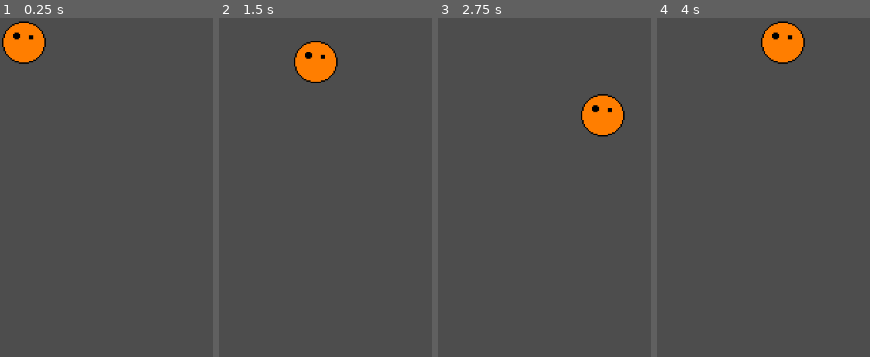
Above: before the commit, frames 1-4 (left to right).
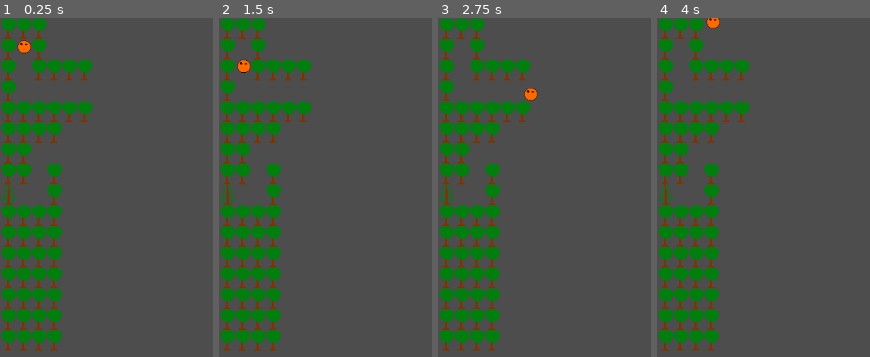
Above: after the commit, the same moments.

Repository: YCaTGameRT/SABox_World
Game: Godot game, scene res://sceneI.tscn
Two runs of this game, one before a commit and one after it. Both use one fixed random seed, a clock stepped at 60 frames per second and the inputs below. Before the commit the project starts from res://node_2d.tscn.
Inputs:
- Up to frame 1 (0.25 s): no input
- Up to frame 2 (1.5 s): tap Enter at 0.5 s; hold D (movement_right) 0.53-1.28 s; hold S (movement_down) from 1.28 s (still down)
- Up to frame 3 (2.75 s): release S (movement_down) at 2.03 s; hold D (movement_right) from 2.03 s (still down)
- Up to frame 4 (4 s): release D (movement_right) at 2.78 s; hold W (movement_up) 2.78-3.53 s; hold A (movement_left) from 3.53 s (still down)

The runs differ from the first frame. In frame 1, 15% of the frame differs, in the area x 0-44%, y 0-99%; in frame 2, 16%; in frame 3, 16%, in the area x 0-88%, y 0-99%; in frame 4, 16%.

Commit message:
add oak forest

Diff:
--- /dev/null
+++ b/Saves/DUB.tscn
@@ -0,0 +1,16 @@
+[gd_scene load_steps=3 format=3 uid="uid://7db52q5hgsxx"]
+
+[ext_resource type="Texture2D" uid="uid://dtpcbhbcq25d2" path="res://Sprites/DUBOK.png" id="1_tq4xw"]
+
+[sub_resource type="RectangleShape2D" id="RectangleShape2D_samid"]
+size = Vector2(22, 30)
+
+[node name="StaticBody2D" type="StaticBody2D"]
+
+[node name="Sprite2D" type="Sprite2D" parent="."]
+position = Vector2(16, 16)
+texture = ExtResource("1_tq4xw")
+
+[node name="CollisionShape2D" type="CollisionShape2D" parent="."]
+position = Vector2(17, 15)
+shape = SubResource("RectangleShape2D_samid")
--- /dev/null
+++ b/Saves/YEL.tscn
@@ -0,0 +1,17 @@
+[gd_scene load_steps=3 format=3 uid="uid://dfhkdk1dveuxf"]
+
+[ext_resource type="Texture2D" uid="uid://bj87ofrv3e13c" path="res://Sprites/Yelka.png" id="1_qnmaf"]
+
+[sub_resource type="RectangleShape2D" id="RectangleShape2D_coq7q"]
+size = Vector2(22, 30)
+
+[node name="StaticBody2D" type="StaticBody2D"]
+
+[node name="Sprite2D" type="Sprite2D" parent="."]
+position = Vector2(16, 18)
+scale = Vector2(1, 1.125)
+texture = ExtResource("1_qnmaf")
+
+[node name="CollisionShape2D" type="CollisionShape2D" parent="."]
+position = Vector2(16, 19)
+shape = SubResource("RectangleShape2D_coq7q")
--- a/project.godot
+++ b/project.godot
@@ -11,7 +11,7 @@
 [application]
 
 config/name="SABox World"
-run/main_scene="res://node_2d.tscn"
+run/main_scene="res://sceneI.tscn"
 config/features=PackedStringArray("4.1", "GL Compatibility")
 config/icon="res://icon.svg"
 
--- /dev/null
+++ b/sceneI.tscn
@@ -0,0 +1,195 @@
+[gd_scene load_steps=6 format=3 uid="uid://daalcexf040y6"]
+
+[ext_resource type="Script" path="res://Scripts/BOXMan_control.gd" id="1_mraw2"]
+[ext_resource type="Texture2D" uid="uid://4112ruenf2hy" path="res://Sprites/BOXMan2.0.png" id="2_mkeex"]
+[ext_resource type="PackedScene" uid="uid://7db52q5hgsxx" path="res://Saves/DUB.tscn" id="3_qwr6x"]
+[ext_resource type="PackedScene" uid="uid://dfhkdk1dveuxf" path="res://Saves/YEL.tscn" id="4_dd3sd"]
+
+[sub_resource type="CircleShape2D" id="CircleShape2D_2bqej"]
+radius = 39.3847
+
+[node name="Node2D" type="Node2D"]
+
+[node name="CharacterBody2D" type="CharacterBody2D" parent="."]
+position = Vector2(60, 35)
+scale = Vector2(0.253906, 0.246094)
+script = ExtResource("1_mraw2")
+
+[node name="Sprite2D" type="Sprite2D" parent="CharacterBody2D"]
+position = Vector2(-98.4616, 27.1942)
+scale = Vector2(2.46154, 2.46154)
+texture = ExtResource("2_mkeex")
+
+[node name="CollisionShape2D" type="CollisionShape2D" parent="CharacterBody2D"]
+position = Vector2(-98.4617, 28.4444)
+shape = SubResource("CircleShape2D_2bqej")
+
+[node name="canvas" type="Node2D" parent="."]
+
+[node name="StaticBody2D" parent="canvas" instance=ExtResource("3_qwr6x")]
+position = Vector2(40, 0)
+
+[node name="StaticBody2D2" parent="canvas" instance=ExtResource("3_qwr6x")]
+position = Vector2(40, 30)
+
+[node name="StaticBody2D3" parent="canvas" instance=ExtResource("3_qwr6x")]
+position = Vector2(106, 60)
+
+[node name="StaticBody2D4" parent="canvas" instance=ExtResource("3_qwr6x")]
+position = Vector2(84, 120)
+
+[node name="StaticBody2D5" parent="canvas" instance=ExtResource("3_qwr6x")]
+position = Vector2(62, 120)
+
+[node name="StaticBody2D6" parent="canvas" instance=ExtResource("3_qwr6x")]
+position = Vector2(18, 120)
+
+[node name="StaticBody2D7" parent="canvas" instance=ExtResource("3_qwr6x")]
+position = Vector2(40, 120)
+
+[node name="StaticBody2D8" parent="canvas" instance=ExtResource("3_qwr6x")]
+position = Vector2(84, 60)
+
+[node name="StaticBody2D9" parent="canvas" instance=ExtResource("3_qwr6x")]
+position = Vector2(62, 60)
+
+[node name="StaticBody2D10" parent="canvas" instance=ExtResource("3_qwr6x")]
+position = Vector2(40, 60)
+
+[node name="StaticBody2D11" parent="canvas" instance=ExtResource("3_qwr6x")]
+position = Vector2(-4, 120)
+
+[node name="StaticBody2D12" parent="canvas" instance=ExtResource("3_qwr6x")]
+position = Vector2(-4, 0)
+
+[node name="StaticBody2D13" parent="canvas" instance=ExtResource("3_qwr6x")]
+position = Vector2(-4, 30)
+
+[node name="StaticBody2D14" parent="canvas" instance=ExtResource("3_qwr6x")]
+position = Vector2(-4, 60)
+
+[node name="StaticBody2D15" parent="canvas" instance=ExtResource("3_qwr6x")]
+position = Vector2(-4, 90)
+
+[node name="StaticBody2D16" parent="canvas" instance=ExtResource("3_qwr6x")]
+position = Vector2(18, 0)
+
+[node name="StaticBody2D17" parent="canvas" instance=ExtResource("3_qwr6x")]
+position = Vector2(106, 120)
+
+[node name="StaticBody2D18" parent="canvas" instance=ExtResource("3_qwr6x")]
+position = Vector2(-4, 150)
+
+[node name="StaticBody2D19" parent="canvas" instance=ExtResource("3_qwr6x")]
+position = Vector2(-4, 180)
+
+[node name="StaticBody2D20" parent="canvas" instance=ExtResource("3_qwr6x")]
+position = Vector2(-4, 210)
+
+[node name="StaticBody2D21" parent="canvas" instance=ExtResource("3_qwr6x")]
+position = Vector2(-4, 390)
+
+[node name="StaticBody2D22" parent="canvas" instance=ExtResource("3_qwr6x")]
+position = Vector2(-4, 420)
+
+[node name="StaticBody2D23" parent="canvas" instance=ExtResource("3_qwr6x")]
+position = Vector2(-4, 450)
+
+[node name="StaticBody2D24" parent="canvas" instance=ExtResource("3_qwr6x")]
+position = Vector2(-4, 360)
+
+[node name="StaticBody2D26" parent="canvas" instance=ExtResource("3_qwr6x")]
+position = Vector2(-4, 270)
+
+[node name="StaticBody2D27" parent="canvas" instance=ExtResource("3_qwr6x")]
+position = Vector2(-4, 300)
+
+[node name="StaticBody2D28" parent="canvas" instance=ExtResource("3_qwr6x")]
+position = Vector2(-4, 330)
+
+[node name="StaticBody2D29" parent="canvas" instance=ExtResource("3_qwr6x")]
+position = Vector2(18, 150)
+
+[node name="StaticBody2D30" parent="canvas" instance=ExtResource("3_qwr6x")]
+position = Vector2(18, 180)
+
+[node name="StaticBody2D31" parent="canvas" instance=ExtResource("3_qwr6x")]
+position = Vector2(18, 210)
+
+[node name="StaticBody2D32" parent="canvas" instance=ExtResource("3_qwr6x")]
+position = Vector2(18, 390)
+
+[node name="StaticBody2D33" parent="canvas" instance=ExtResource("3_qwr6x")]
+position = Vector2(18, 420)
+
+[node name="StaticBody2D34" parent="canvas" instance=ExtResource("3_qwr6x")]
+position = Vector2(18, 450)
+
+[node name="StaticBody2D35" parent="canvas" instance=ExtResource("3_qwr6x")]
+position = Vector2(18, 360)
+
+[node name="StaticBody2D37" parent="canvas" instance=ExtResource("3_qwr6x")]
+position = Vector2(18, 270)
+
+[node name="StaticBody2D38" parent="canvas" instance=ExtResource("3_qwr6x")]
+position = Vector2(18, 300)
+
+[node name="StaticBody2D39" parent="canvas" instance=ExtResource("3_qwr6x")]
+position = Vector2(18, 330)
+
+[node name="StaticBody2D40" parent="canvas" instance=ExtResource("3_qwr6x")]
+position = Vector2(40, 150)
+
+[node name="StaticBody2D43" parent="canvas" instance=ExtResource("3_qwr6x")]
+position = Vector2(40, 390)
+
+[node name="StaticBody2D44" parent="canvas" instance=ExtResource("3_qwr6x")]
+position = Vector2(40, 420)
+
+[node name="StaticBody2D45" parent="canvas" instance=ExtResource("3_qwr6x")]
+position = Vector2(40, 450)
+
+[node name="StaticBody2D46" parent="canvas" instance=ExtResource("3_qwr6x")]
+position = Vector2(40, 360)
+
+[node name="StaticBody2D48" parent="canvas" instance=ExtResource("3_qwr6x")]
+position = Vector2(40, 270)
+
+[node name="StaticBody2D49" parent="canvas" instance=ExtResource("3_qwr6x")]
+position = Vector2(40, 300)
+
+[node name="StaticBody2D50" parent="canvas" instance=ExtResource("3_qwr6x")]
+position = Vector2(40, 330)
+
+[node name="StaticBody2D51" parent="canvas" instance=ExtResource("3_qwr6x")]
+position = Vector2(62, 150)
+
+[node name="StaticBody2D53" parent="canvas" instance=ExtResource("3_qwr6x")]
+position = Vector2(62, 210)
+
+[node name="StaticBody2D54" parent="canvas" instance=ExtResource("3_qwr6x")]
+position = Vector2(62, 390)
+
+[node name="StaticBody2D55" parent="canvas" instance=ExtResource("3_qwr6x")]
+position = Vector2(62, 420)
+
+[node name="StaticBody2D56" parent="canvas" instance=ExtResource("3_qwr6x")]
+position = Vector2(62, 450)
+
+[node name="StaticBody2D57" parent="canvas" instance=ExtResource("3_qwr6x")]
+position = Vector2(62, 360)
+
+[node name="StaticBody2D58" parent="canvas" instance=ExtResource("3_qwr6x")]
+position = Vector2(62, 240)
+
+[node name="StaticBody2D59" parent="canvas" instance=ExtResource("3_qwr6x")]
+position = Vector2(62, 270)
+
+[node name="StaticBody2D60" parent="canvas" instance=ExtResource("3_qwr6x")]
+position = Vector2(62, 300)
+
+[node name="StaticBody2D61" parent="canvas" instance=ExtResource("3_qwr6x")]
+position = Vector2(62, 330)
+
+[node name="StaticBody2D25" parent="canvas" instance=ExtResource("4_dd3sd")]
+position = Vector2(-3, 236)
Binary file added: Sprites/BOXMan2.0.png
Not shown, added: Sprites/BOXMan2.0.png.import
Binary file added: Sprites/DUBOK.png
Not shown, added: Sprites/DUBOK.png.import
Binary file added: Sprites/Yelka.png
Not shown, added: Sprites/Yelka.png.import
